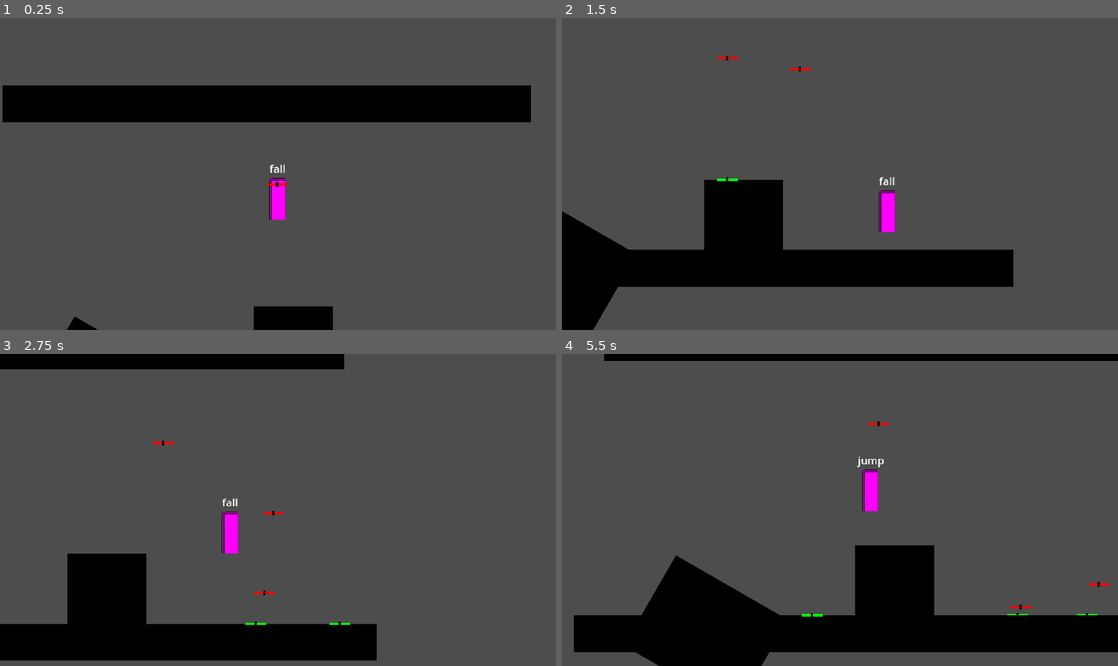
Above: before the commit, frames 1-4 (two rows, left to right).
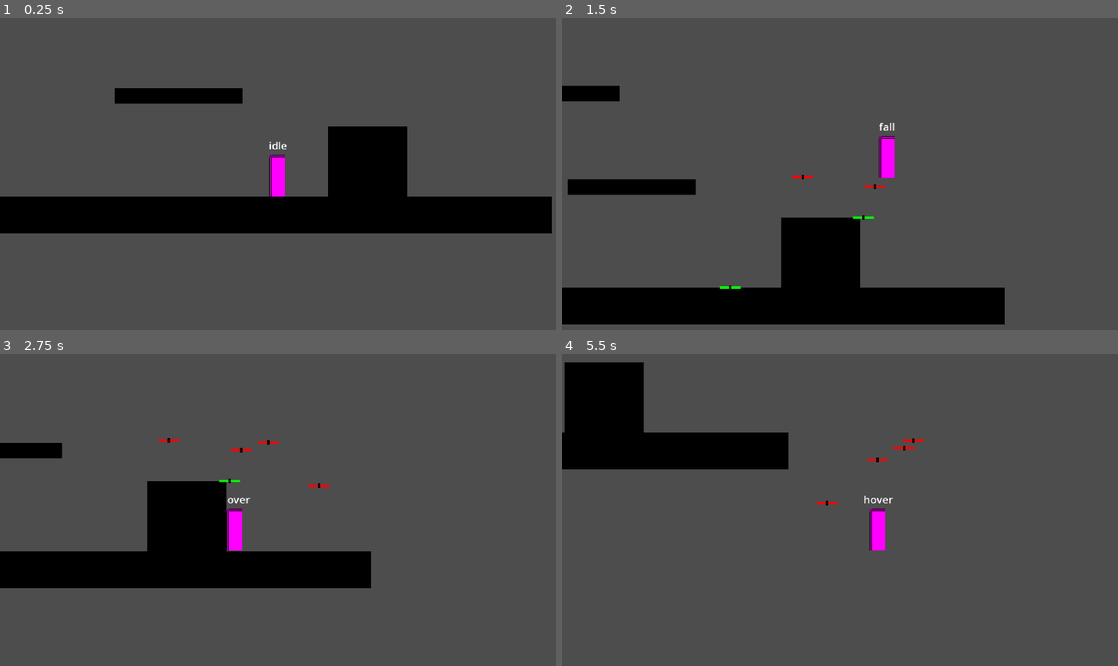
Above: after the commit, the same moments.

Repository: Mo1Noop/2d_toutrial
Game: Godot game, scene res://playGround.tscn
Two runs of this game, one before a commit and one after it. Both use one fixed random seed, a clock stepped at 60 frames per second and the inputs below.
Inputs:
- Up to frame 1 (0.25 s): no input
- Up to frame 2 (1.5 s): hold Z (jump) 0.53-1.28 s; hold Right (right) from 0.53 s (still down); tap Z (jump) at 1.35 s
- Up to frame 3 (2.75 s): tap Z (jump) at 1.52, 1.82 s; release Right (right) at 2.03 s; hold Left (left) from 2.03 s (still down); hold Z (jump) from 2.03 s (still down)
- Up to frame 4 (5.5 s): release Left (left) at 2.78 s; release Z (jump) at 2.78 s; hold Right (right) 2.78-4.28 s; tap Z (jump) at 2.85, 3.02, 3.32, 4.35, 4.52, 4.82 s; hold Z (jump) 3.53-4.28 s; hold Left (left) 4.28-5.03 s; hold Right (right) from 5.03 s (still down); hold Z (jump) from 5.03 s (still down)

The runs differ from the first frame. In frame 1, 27% of the frame differs, in the area x 0-100%, y 21-100%; in frame 2, 25%; in frame 3, 23%; in frame 4, 29%, in the area x 0-100%, y 0-100%.

Commit message:
ep 5 homework
I added crouch and hover states.
The hover state lets the player float in mid-air.

Diff:
--- a/playGround.tscn
+++ b/playGround.tscn
@@ -29,29 +29,8 @@
 [node name="CollisionShape2D" type="CollisionShape2D" parent="world/Sprite2D/StaticBody2D"]
 shape = SubResource("RectangleShape2D_y32ns")
 
-[node name="Sprite2D2" type="Sprite2D" parent="world"]
-position = Vector2(-371, 157)
-scale = Vector2(1, 2.3124998)
-texture = SubResource("GradientTexture2D_wtcfe")
-
-[node name="StaticBody2D" type="StaticBody2D" parent="world/Sprite2D2"]
-
-[node name="CollisionShape2D" type="CollisionShape2D" parent="world/Sprite2D2/StaticBody2D"]
-shape = SubResource("RectangleShape2D_y32ns")
-
-[node name="Sprite2D3" type="Sprite2D" parent="world"]
-position = Vector2(-182, 200)
-rotation = -1.5707964
-scale = Vector2(1, 8)
-texture = SubResource("GradientTexture2D_wtcfe")
-
-[node name="StaticBody2D" type="StaticBody2D" parent="world/Sprite2D3"]
-
-[node name="CollisionShape2D" type="CollisionShape2D" parent="world/Sprite2D3/StaticBody2D"]
-shape = SubResource("RectangleShape2D_y32ns")
-
 [node name="Sprite2D4" type="Sprite2D" parent="world"]
-position = Vector2(239.00002, 9.094947e-13)
+position = Vector2(239, -66)
 rotation = 1.5707964
 scale = Vector2(1, 14.25)
 texture = SubResource("GradientTexture2D_wtcfe")
@@ -62,7 +41,7 @@
 shape = SubResource("RectangleShape2D_y32ns")
 
 [node name="Sprite2D5" type="Sprite2D" parent="world"]
-position = Vector2(262.00003, 206.00002)
+position = Vector2(336.00003, 206)
 rotation = 1.5707964
 scale = Vector2(1.9118845, 2.1324863)
 texture = SubResource("GradientTexture2D_wtcfe")
@@ -73,7 +52,7 @@
 shape = SubResource("RectangleShape2D_y32ns")
 
 [node name="Sprite2D6" type="Sprite2D" parent="world"]
-position = Vector2(98.99999, 250.99997)
+position = Vector2(-56, 248)
 rotation = 2.0943952
 scale = Vector2(2.8182437, 3.4918761)
 texture = SubResource("GradientTexture2D_wtcfe")
@@ -84,57 +63,33 @@
 shape = SubResource("RectangleShape2D_y32ns")
 
 [node name="Sprite2D7" type="Sprite2D" parent="world"]
-position = Vector2(-456, 118.00001)
-scale = Vector2(1.65625, 2.3124998)
+z_index = -1
+position = Vector2(173, 148.99998)
+scale = Vector2(3.4592865, 0.42074138)
 texture = SubResource("GradientTexture2D_wtcfe")
 
 [node name="StaticBody2D" type="StaticBody2D" parent="world/Sprite2D7"]
 
 [node name="CollisionShape2D" type="CollisionShape2D" parent="world/Sprite2D7/StaticBody2D"]
+scale = Vector2(0.99999994, 1)
 shape = SubResource("RectangleShape2D_y32ns")
+one_way_collision = true
 
 [node name="Sprite2D8" type="Sprite2D" parent="world"]
-position = Vector2(-552, 63.000008)
-scale = Vector2(1.65625, 2.3124998)
+z_index = -1
+position = Vector2(107, 67.99999)
+scale = Vector2(3.4592865, 0.42074138)
 texture = SubResource("GradientTexture2D_wtcfe")
 
 [node name="StaticBody2D" type="StaticBody2D" parent="world/Sprite2D8"]
 
 [node name="CollisionShape2D" type="CollisionShape2D" parent="world/Sprite2D8/StaticBody2D"]
+scale = Vector2(0.99999994, 1)
 shape = SubResource("RectangleShape2D_y32ns")
-
-[node name="Sprite2D9" type="Sprite2D" parent="world"]
-position = Vector2(-402, -38)
-scale = Vector2(3.3593748, 0.6249996)
-texture = SubResource("GradientTexture2D_wtcfe")
-
-[node name="StaticBody2D" type="StaticBody2D" parent="world/Sprite2D9"]
-
-[node name="CollisionShape2D" type="CollisionShape2D" parent="world/Sprite2D9/StaticBody2D"]
-shape = SubResource("RectangleShape2D_y32ns")
-
-[node name="Sprite2D10" type="Sprite2D" parent="world"]
-position = Vector2(-206.00002, 22)
-scale = Vector2(3.3593748, 0.6249996)
-texture = SubResource("GradientTexture2D_wtcfe")
-
-[node name="StaticBody2D" type="StaticBody2D" parent="world/Sprite2D10"]
-
-[node name="CollisionShape2D" type="CollisionShape2D" parent="world/Sprite2D10/StaticBody2D"]
-shape = SubResource("RectangleShape2D_y32ns")
-
-[node name="Sprite2D11" type="Sprite2D" parent="world"]
-position = Vector2(-54, 15)
-scale = Vector2(1.0234379, 0.8437498)
-texture = SubResource("GradientTexture2D_wtcfe")
-
-[node name="StaticBody2D" type="StaticBody2D" parent="world/Sprite2D11"]
-
-[node name="CollisionShape2D" type="CollisionShape2D" parent="world/Sprite2D11/StaticBody2D"]
-shape = SubResource("RectangleShape2D_y32ns")
+one_way_collision = true
 
 [node name="Player" parent="." instance=ExtResource("1_ohfjk")]
-position = Vector2(248, 70)
+position = Vector2(258, 235.99998)
 
 [node name="Camera2D" type="Camera2D" parent="Player"]
 position = Vector2(1, -26)
--- a/player/player.tscn
+++ b/player/player.tscn
@@ -1,10 +1,12 @@
-[gd_scene load_steps=8 format=3 uid="uid://gwcdq2kv6ci2"]
+[gd_scene load_steps=10 format=3 uid="uid://gwcdq2kv6ci2"]
 
 [ext_resource type="Script" uid="uid://50n3o2gooaje" path="res://player/scripts/player.gd" id="1_oul6g"]
 [ext_resource type="Script" uid="uid://cnhuq5qx55rpb" path="res://player/states/idle.gd" id="2_g1dw6"]
 [ext_resource type="Script" uid="uid://t0iyxl3q1yoa" path="res://player/states/run.gd" id="3_yw30f"]
 [ext_resource type="Script" uid="uid://ck3haxf4nenci" path="res://player/states/jump.gd" id="4_yw30f"]
 [ext_resource type="Script" uid="uid://4wu8tyw6splt" path="res://player/states/fall.gd" id="5_qjkh3"]
+[ext_resource type="Script" uid="uid://dk22wddc5fg6m" path="res://player/states/crouch.gd" id="6_g6k8r"]
+[ext_resource type="Script" uid="uid://cdsnsof3g6qx7" path="res://player/states/hover.gd" id="7_boad6"]
 
 [sub_resource type="PlaceholderTexture2D" id="PlaceholderTexture2D_kqu6x"]
 size = Vector2(18, 48)
@@ -34,12 +36,21 @@
 unique_name_in_owner = true
 script = ExtResource("5_qjkh3")
 
+[node name="crouch" type="Node" parent="states"]
+unique_name_in_owner = true
+script = ExtResource("6_g6k8r")
+
+[node name="hover" type="Node" parent="states"]
+unique_name_in_owner = true
+script = ExtResource("7_boad6")
+
 [node name="Sprite2D" type="Sprite2D" parent="."]
 position = Vector2(0, -24)
 texture = SubResource("PlaceholderTexture2D_kqu6x")
 
 [node name="CollisionShape2D" type="CollisionShape2D" parent="."]
-position = Vector2(0, -24)
+position = Vector2(0, -24.000002)
+scale = Vector2(1.0000001, 1.0000001)
 shape = SubResource("RectangleShape2D_oul6g")
 debug_color = Color(0, 0.6, 0.69803923, 0.15686275)
 
--- a/player/scripts/player.gd
+++ b/player/scripts/player.gd
@@ -100,9 +100,9 @@
 	await get_tree().create_timer( 2.0 ).timeout
 	d.queue_free()
 
-
-func move() -> void:
-	velocity.x = dirction.x * move_speed
+## I can assign different values depending on the state
+func move(_move:float=move_speed) -> void:
+	velocity.x = dirction.x * _move
 
 func player_gravity(delta:float) -> void:
 	velocity.y += gravity * delta * gravity_mulitplier
--- a/player/states/00_player_states.gd
+++ b/player/states/00_player_states.gd
@@ -9,6 +9,8 @@
 @onready var run: PlayerState_Run = %run
 @onready var jump: PlayerState_jump = %jump
 @onready var fall: PlayerState_fall = %fall
+@onready var crouch: PlayerState_crouch = %crouch
+@onready var hover: playerState_hover = %hover
 
 #endregion
 
--- /dev/null
+++ b/player/states/crouch.gd
@@ -0,0 +1,20 @@
+class_name PlayerState_crouch extends Player_state
+
+func enter() -> void:
+	player.velocity.x = 0
+
+
+func handle_input(_event : InputEvent) -> Player_state:
+	if _event.is_action_pressed("jump"):
+		player.position.y += 1
+		return fall
+	if _event.is_action_released("down"):
+		if player.is_on_floor():
+			return idle
+		else:
+			return fall
+	return next_state
+
+func physics_process(_delta: float) -> Player_state:
+	player.move(player.move_speed/2)
+	return next_state
--- a/player/states/fall.gd
+++ b/player/states/fall.gd
@@ -12,7 +12,7 @@
 	player.debug( Color.RED )
 	player.velocity.y *= 0.4
 	player.gravity_mulitplier = fall_gravity_mulitplier
-	if player.previous_state == jump:
+	if player.previous_state in [jump, hover]:
 		coyote_timer = 0.0
 	else:
 		coyote_timer = coyote_time
@@ -24,6 +24,8 @@
 	if _event.is_action_pressed("jump"):
 		if coyote_timer > 0.0:
 			return jump
+		elif !player.is_on_floor():
+			return hover
 		else:
 			buffer_timer = jump_buffer_time
 	return next_state
--- /dev/null
+++ b/player/states/hover.gd
@@ -0,0 +1,27 @@
+## i do not know why the gravity is incresing while in this state
+class_name playerState_hover extends Player_state
+
+var hover_velocity : float = 60.0
+
+func enter() -> void:
+	player.velocity = Vector2.ZERO
+
+
+func handle_input(_event : InputEvent) -> Player_state:
+	if _event.is_action_released("jump"):
+		if !player.is_on_floor():
+			return fall
+		else:
+			return idle
+	return next_state
+
+func process(_delta: float) -> Player_state:
+	if player.is_on_floor():
+		return idle
+	return next_state
+
+
+func physics_process(_delta: float) -> Player_state:
+	player.move( randf_range(150, 180) )
+	player.velocity.y = hover_velocity
+	return next_state
--- a/player/states/idle.gd
+++ b/player/states/idle.gd
@@ -9,6 +9,8 @@
 func handle_input(_event : InputEvent) -> Player_state:
 	if _event.is_action_pressed("jump") and player.is_on_floor():
 		return jump
+	if _event.is_action_pressed("down"):
+		return crouch
 	return next_state
 
 
--- a/player/states/run.gd
+++ b/player/states/run.gd
@@ -4,6 +4,8 @@
 func handle_input(_event : InputEvent) -> Player_state:
 	if _event.is_action_pressed("jump") and player.is_on_floor():
 		return jump
+	if _event.is_action_pressed("down"):
+		return crouch
 	return next_state
 
 
Not shown, added: player/states/crouch.gd.uid
Not shown, added: player/states/hover.gd.uid
